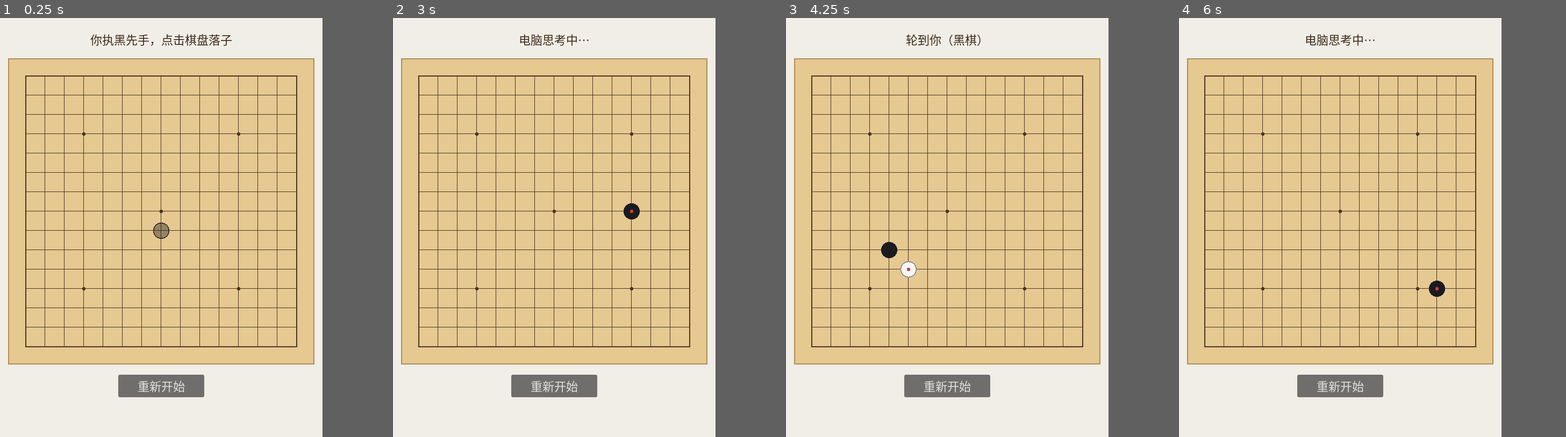
Above: before the commit, frames 1-4 (left to right).
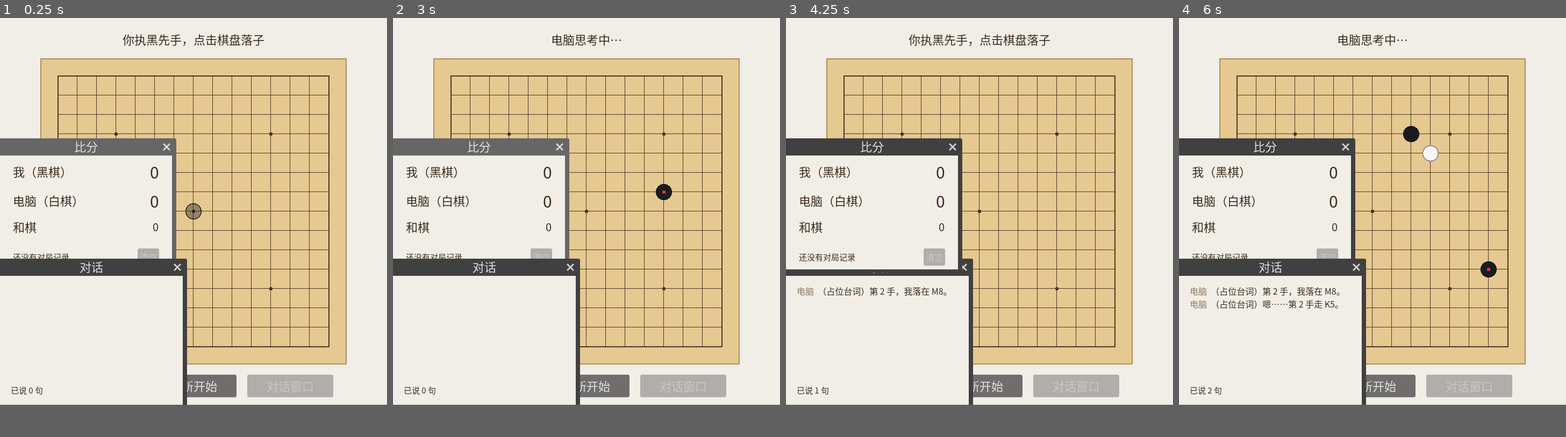
Above: after the commit, the same moments.

Repository: lyl-66/Self-Talk-Five-In-A-Row
Game: Godot game, scene res://main.tscn
The game is run twice, just before and just after one commit, with the same random seed, the same clock (stepped at 60 frames per second) and the same inputs.
Inputs (mouse positions are in pixels of both pictures, inside the frame that each line leads up to):
- Up to frame 1 (0.25 s): no input
- Up to frame 2 (3 s): click "重新开始" at 0.5 s; click "重新开始" at 1.25 s; click "重新开始" at 2 s; tap Enter at 2.75 s; move the mouse to (625, 206) at 2.77 s; click (625, 206) at 2.92 s
- Up to frame 3 (4.25 s): tap Space at 3.5 s; move the mouse to (882, 248) at 3.52 s; click (882, 248) at 3.67 s
- Up to frame 4 (6 s): move the mouse to (1372, 135) at 4.27 s; click (1372, 135) at 4.42 s; move the mouse to (1326, 311) at 5.02 s; click (1326, 311) at 5.17 s; tap Enter at 5.75 s; move the mouse to (1438, 290) at 5.77 s; click (1438, 290) at 5.92 s
In our replay, the window is 600x780 before the commit and 720x720 after it. These sizes can differ from the game's own. Grey fills any space a smaller window leaves; there, only what the larger window draws over its background counts as a difference.

The runs differ from the first frame. In frame 1, 37% of the frame differs, in the area x 0-90%, y 3-93%; in frame 2, 37%; in frame 3, 37%; in frame 4, 37%.

Commit message:
主程序接入三个窗口，工程改名，窗口改为正方形可缩放
- 工程名改为 Self-Talk-Five-In-A-Row，窗口标题跟着 config/name 走，不再写死
- 主窗口改为 720x720 正方形；三个窗口都可自由缩放，并各自设了最小尺寸
- 启动时按记录回到上次的位置与开关状态；没有记录就摞在主窗口右边，互不重叠
- 关主窗口时保存布局；比分与对话日志跨局保留
- 新增「对话窗口」按钮，放在「重新开始」右边

Diff:
--- a/main.gd
+++ b/main.gd
@@ -1,6 +1,7 @@
 extends Node2D
 
-## 五子棋人机对战：玩家执黑先手，电脑执白。
+## 五子棋人机对战：玩家执黑先手，电脑执白。比分跨局累计并写进用户目录长期保存，
+## 电脑每落一子还会在独立的对话窗口里说一句话。
 
 ## 电脑思考时间的下限：开局这种平淡局面就等这么久。
 const AI_THINK_DELAY_MIN: float = 0.1
@@ -22,7 +23,11 @@
 
 @onready var board: Node2D = $Board
 @onready var status_label: Label = $Status
+@onready var score_button: Button = $ScoreButton
 @onready var restart_button: Button = $RestartButton
+@onready var talk_button: Button = $TalkButton
+@onready var score_window: Window = $ScoreWindow
+@onready var talk_window: Window = $TalkWindow
 
 ## 玩家执黑，先手。
 var human_player: int = Gomoku.BLACK
@@ -38,20 +43,113 @@
 ## 是否已经分出胜负或下满。
 var game_over: bool = false
 
+## 比分存档，启动时从用户目录读回，每局结束写回。
+var store: ScoreStore = ScoreStore.new()
+
 ## 每次新开局自增；电脑等待结束后用它判断这一手是否已经作废。
 var _game_id: int = 0
 
 
-## 挂字体主题、接好信号，然后开一局。
+## 读回档案与窗口布局、挂字体主题、接好信号，把窗口摆回上次的位置，然后开一局。
+## 窗口标题不写在这里，它跟着 project.godot 的 application/config/name 自动取。
 func _ready() -> void:
-	get_window().title = "五子棋 · 人机对战"
+	get_tree().auto_accept_quit = false
+	get_window().min_size = Vector2i(480, 480)
+	get_window().close_requested.connect(_on_main_window_close_requested)
+	store.load_from_disk()
 	_apply_ui_theme()
 	board.point_clicked.connect(_on_board_point_clicked)
+	score_button.pressed.connect(_on_score_button_pressed)
 	restart_button.pressed.connect(new_game)
+	talk_button.pressed.connect(_on_talk_button_pressed)
+	score_window.closed.connect(_on_score_window_closed)
+	talk_window.closed.connect(_on_talk_window_closed)
+	score_window.clear_requested.connect(_on_score_clear_requested)
+	# 先把位置和开关状态都定下来再显示，免得先闪一下在屏幕正中。
+	_place_windows()
+	# 窗口开着时对应按钮置灰；关掉就会重新可点。
+	score_button.disabled = score_window.visible
+	talk_button.disabled = talk_window.visible
+	_refresh_score()
 	new_game()
 
 
+## 关主窗口时先把窗口布局存下来，再真正退出。
+func _on_main_window_close_requested() -> void:
+	_save_window_layout()
+	get_tree().quit()
+
+
+## 把三个窗口当前的位置和大小记进布局文件。
+func _save_window_layout() -> void:
+	WindowLayout.save_all({"main": get_window(), "score": score_window, "talk": talk_window})
+
+
+## 摆窗口：上次记住过就回原位，没记住过就按默认位置摞在主窗口右边。
+## 两个小窗口的开关状态也一起恢复：上次关着的，这次仍然关着。
+func _place_windows() -> void:
+	var layout := WindowLayout.load_all()
+	if layout.has("main"):
+		_restore_window(get_window(), layout["main"])
+	var fallback := _default_side_positions(get_window())
+	_restore_window(score_window, layout.get("score", {}), fallback["score"])
+	_restore_window(talk_window, layout.get("talk", {}), fallback["talk"])
+	_apply_visibility(score_window, layout.get("score", {}))
+	_apply_visibility(talk_window, layout.get("talk", {}))
+
+
+## 恢复小窗口的开关状态：记录里说关着就关着，没有记录就默认开着。
+## 关着的时候主窗口对应按钮是可点的，随时能再打开。
+func _apply_visibility(window: Window, record: Dictionary) -> void:
+	window.visible = bool(record.get("visible", true))
+
+
+## 默认位置：两个小窗口在主窗口右边竖排，右边放不下就挪到主窗口下面。
+func _default_side_positions(main_window: Window) -> Dictionary:
+	var gap := 12
+	var screen := DisplayServer.screen_get_usable_rect(DisplayServer.window_get_current_screen())
+	var need_width := maxi(score_window.size.x, talk_window.size.x)
+	var need_height := score_window.size.y + gap + talk_window.size.y
+	var origin := Vector2i(main_window.position.x + main_window.size.x + gap,
+		main_window.position.y)
+	if origin.x + need_width > screen.position.x + screen.size.x:
+		origin = Vector2i(main_window.position.x,
+			main_window.position.y + main_window.size.y + gap)
+	origin = _clamp_to_screen(origin, Vector2i(need_width, need_height))
+	return {
+		"score": origin,
+		"talk": Vector2i(origin.x, origin.y + score_window.size.y + gap),
+	}
+
+
+## 把窗口放回记录中的位置和大小；没有记录就退回默认位置。
+func _restore_window(window: Window, record: Dictionary,
+		fallback: Vector2i = Vector2i(-1, -1)) -> void:
+	if record.has("size"):
+		window.size = record["size"]
+	if record.has("position"):
+		window.position = _clamp_to_screen(record["position"], window.size)
+	elif fallback.x >= 0:
+		window.position = fallback
+
+
+## 位置仍然落在某个显示器上就原样返回，否则夹回主显示器的可用区域，
+## 免得拔掉副屏之后窗口开到看不见的地方。
+func _clamp_to_screen(position: Vector2i, size: Vector2i) -> Vector2i:
+	var rect := Rect2i(position, size)
+	for index: int in DisplayServer.get_screen_count():
+		if DisplayServer.screen_get_usable_rect(index).intersects(rect):
+			return position
+	var screen := DisplayServer.screen_get_usable_rect(DisplayServer.window_get_current_screen())
+	return Vector2i(
+		clampi(position.x, screen.position.x,
+			maxi(screen.position.x, screen.position.x + screen.size.x - size.x)),
+		clampi(position.y, screen.position.y,
+			maxi(screen.position.y, screen.position.y + screen.size.y - size.y)))
+
+
 ## 重开一局：清空棋盘、换掉电脑实例，并把那一手在途的定时器作废。
+## 比分和对话日志都跨局保留。
 func new_game() -> void:
 	_game_id += 1
 	cells = PackedInt32Array()
@@ -78,7 +176,42 @@
 	await _run_ai_turn()
 
 
-## 电脑的一手：先算出落点，再决定要不要「想一想」，然后落子。
+## 点「比分窗口」：把被关掉的小窗口重新显示出来。
+func _on_score_button_pressed() -> void:
+	score_window.show()
+	score_button.disabled = true
+	_refresh_score()
+
+
+## 点「对话窗口」：同样把它重新显示出来。
+func _on_talk_button_pressed() -> void:
+	talk_window.show()
+	talk_button.disabled = true
+
+
+## 比分窗口被单独关掉后，把按钮恢复成可点。
+func _on_score_window_closed() -> void:
+	score_button.disabled = false
+
+
+## 对话窗口被单独关掉后，把按钮恢复成可点。
+func _on_talk_window_closed() -> void:
+	talk_button.disabled = false
+
+
+## 比分窗口里确认清空比分：存档归零后立刻刷新界面。
+func _on_score_clear_requested() -> void:
+	store.clear()
+	_refresh_score()
+
+
+## 把当前比分和最近一局刷到比分窗口上。
+func _refresh_score() -> void:
+	score_window.set_score(store.player_wins, store.ai_wins, store.draw_count,
+		store.games_played, store.last_game())
+
+
+## 电脑的一手：先算出落点，再决定要不要「想一想」，然后落子，落完说一句话。
 func _run_ai_turn() -> void:
 	var token := _game_id
 	_set_input_enabled(false)
@@ -91,6 +224,9 @@
 	if token != _game_id or game_over:
 		return
 	_play(move, ai_player)
+	# 每落一子说一句。想让「一段话分几手说完」，
+	# 先 talk_window.queue_passage(整段话)，这里自然就会一次只取一行。
+	talk_window.speak_move(_stone_count(), move)
 	if not game_over:
 		_set_input_enabled(true)
 
@@ -109,7 +245,7 @@
 		AI_THINK_DELAY_MIN, AI_THINK_DELAY_MAX)
 
 
-## 落子并同步到视图，随后判定五连、满盘，最后交回合。
+## 落子并同步到视图，随后判定五连、满盘，记入比分，最后交回合。
 func _play(cell: Vector2i, player: int) -> void:
 	cells[Gomoku.index(cell.x, cell.y)] = player
 	board.place(cell, player)
@@ -119,16 +255,41 @@
 		game_over = true
 		board.set_win_line(line)
 		_set_input_enabled(false)
-		_set_status("你赢了！" if player == human_player else "电脑赢了，再来一局？")
+		if player == human_player:
+			store.player_wins += 1
+			_set_status("你赢了！")
+			_record_game("player")
+		else:
+			store.ai_wins += 1
+			_set_status("电脑赢了，再来一局？")
+			_record_game("ai")
 		return
 	if Gomoku.is_full(cells):
 		game_over = true
 		_set_input_enabled(false)
+		store.draw_count += 1
 		_set_status("棋盘已满，平局")
+		_record_game("draw")
 		return
 
 	current_player = Gomoku.opponent(player)
 	_set_status("轮到你（黑棋）" if current_player == human_player else "电脑思考中…")
+
+
+## 一局收尾：追加一行明细、写回总分，再刷新窗口。
+func _record_game(result: String) -> void:
+	store.append_game(result, _stone_count())
+	store.save_totals()
+	_refresh_score()
+
+
+## 数一数盘上已经有多少颗子，既当手数也算作下一句话的编号。
+func _stone_count() -> int:
+	var total := 0
+	for value in cells:
+		if value != Gomoku.EMPTY:
+			total += 1
+	return total
 
 
 ## 开关棋盘输入。
@@ -142,6 +303,8 @@
 
 
 ## 给界面挂一个走系统中文字体的主题，否则默认字体会把汉字显示成方块。
+## 主窗口、比分窗口、对话窗口各是一套视口，都要挂上；
+## 文字颜色也在这里统一定义，RichTextLabel 的颜色走它自己的 default_color。
 func _apply_ui_theme() -> void:
 	var font := SystemFont.new()
 	font.font_names = PackedStringArray(FONT_NAMES)
@@ -149,5 +312,11 @@
 	var ui_theme := Theme.new()
 	ui_theme.default_font = font
 	ui_theme.default_font_size = 22
+	ui_theme.set_color("font_color", "Label", Color(0.23, 0.17, 0.11))
+	ui_theme.set_color("default_color", "RichTextLabel", Color(0.23, 0.17, 0.11))
 	status_label.theme = ui_theme
+	score_button.theme = ui_theme
 	restart_button.theme = ui_theme
+	talk_button.theme = ui_theme
+	score_window.theme = ui_theme
+	talk_window.theme = ui_theme
--- a/main.tscn
+++ b/main.tscn
@@ -2,27 +2,47 @@
 
 [ext_resource type="Script" uid="uid://bpfxqsiqj7f2u" path="res://main.gd" id="1_main"]
 [ext_resource type="Script" uid="uid://bw7nfplncwldx" path="res://board.gd" id="2_board"]
+[ext_resource type="PackedScene" path="res://score_window.tscn" id="3_score"]
+[ext_resource type="PackedScene" path="res://talk_window.tscn" id="4_talk"]
 
 [node name="Main" type="Node2D" unique_id=164783819]
 script = ExtResource("1_main")
 
 [node name="Board" type="Node2D" parent="." unique_id=803519497]
-position = Vector2(16, 76)
+position = Vector2(76, 76)
 script = ExtResource("2_board")
 
 [node name="Status" type="Label" parent="." unique_id=1693984677]
 offset_left = 20.0
 offset_top = 18.0
-offset_right = 580.0
+offset_right = 700.0
 offset_bottom = 62.0
 theme_override_colors/font_color = Color(0.23, 0.17, 0.11, 1)
 text = "五子棋"
 horizontal_alignment = 1
 vertical_alignment = 1
 
+[node name="ScoreButton" type="Button" parent="."]
+offset_left = 100.0
+offset_top = 664.0
+offset_right = 260.0
+offset_bottom = 706.0
+text = "比分窗口"
+
 [node name="RestartButton" type="Button" parent="." unique_id=1886782764]
-offset_left = 220.0
+offset_left = 280.0
 offset_top = 664.0
-offset_right = 380.0
+offset_right = 440.0
 offset_bottom = 706.0
 text = "重新开始"
+
+[node name="TalkButton" type="Button" parent="."]
+offset_left = 460.0
+offset_top = 664.0
+offset_right = 620.0
+offset_bottom = 706.0
+text = "对话窗口"
+
+[node name="ScoreWindow" parent="." instance=ExtResource("3_score")]
+
+[node name="TalkWindow" parent="." instance=ExtResource("4_talk")]
--- a/project.godot
+++ b/project.godot
@@ -10,16 +10,18 @@
 
 [application]
 
-config/name="AI-tset"
+config/name="Self-Talk-Five-In-A-Row"
 run/main_scene="res://main.tscn"
 config/features=PackedStringArray("4.7", "Forward Plus")
 config/icon="res://icon.svg"
 
 [display]
 
-window/size/viewport_width=600
-window/size/viewport_height=780
+window/size/viewport_width=720
+window/size/viewport_height=720
 window/stretch/mode="canvas_items"
+; 关掉子窗口内嵌，比分窗口才会是真正独立的系统窗口，能单独关掉
+window/subwindows/embed_subwindows=false
 
 [physics]
 
Not shown, changed: README.md
